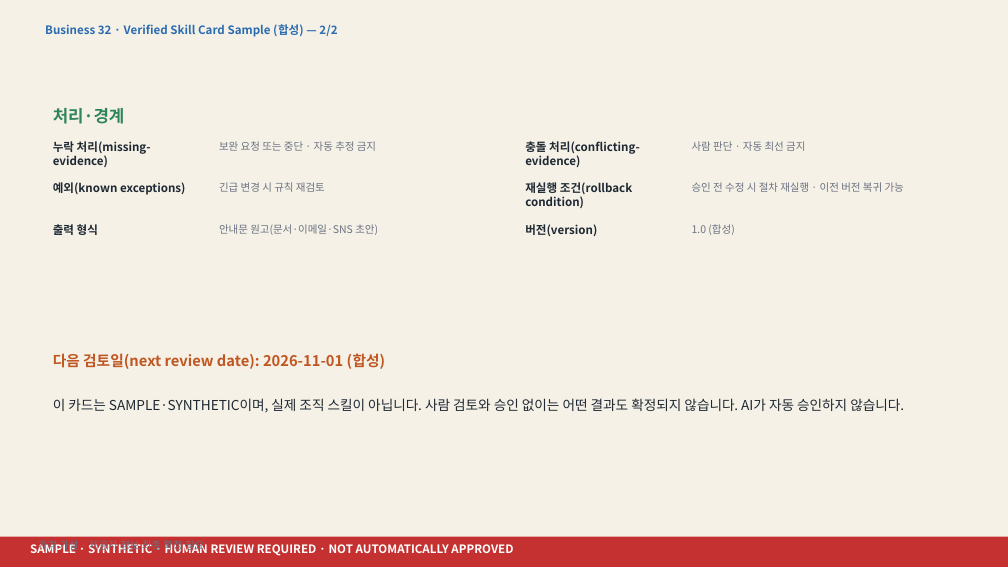
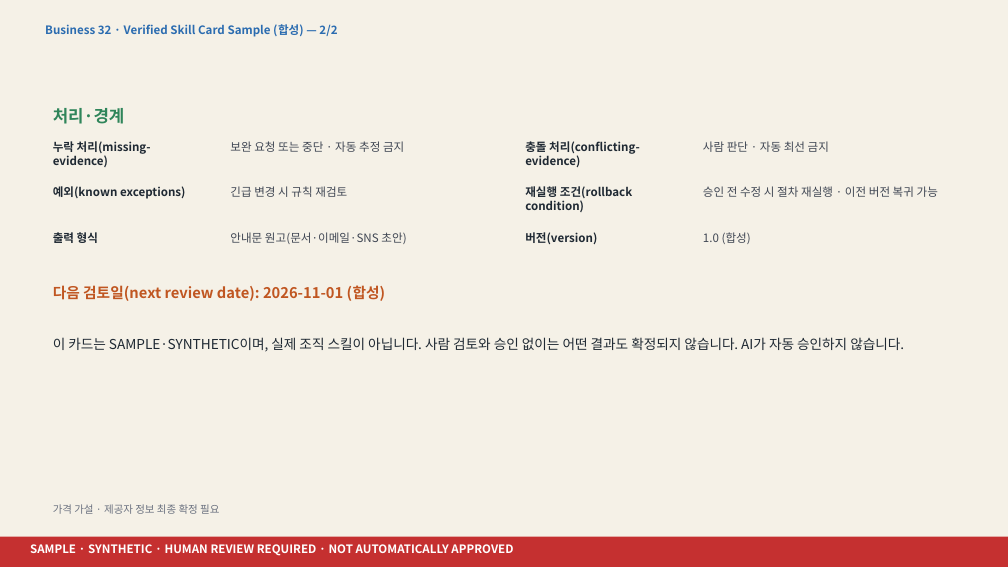
Before and after one commit to skerishKang/ai-revenue-lab, a slide deck: slide 2 of docs/commercial/business-32-ai-skill-studio/customer-package/Business32_Verified_Skill_Card_Sample.pptx. Drawn at 1008x567 pixels with LibreOffice and Linux fonts; fonts in the diff are those of the drawing. Boxes give left, top, right and bottom in pixels: in the first picture for what was removed or moved away, otherwise in the second. Text is boxed around its words. In the diff, an @@ line names an element or a change of style, - is before the commit and + after.

```diff
--- a/docs/commercial/business-32-ai-skill-studio/customer-package/Business32_Verified_Skill_Card_Sample.pptx
+++ b/docs/commercial/business-32-ai-skill-studio/customer-package/Business32_Verified_Skill_Card_Sample.pptx
@@ text "보완 요청 또는 중단 · ...": place and size @@
-text "보완 요청 또는 중단 · ..." at box(219, 141, 376, 151)
+text "보완 요청 또는 중단 · ..." at box(230, 141, 404, 152)
@@ text "사람 판단 · 자동 최선 ...": place and size @@
-text "사람 판단 · 자동 최선 ..." at box(692, 141, 805, 151)
+text "사람 판단 · 자동 최선 ..." at box(703, 141, 829, 152)
@@ text "예외(known exceptions)": place and size @@
-text "예외(known exceptions)" at box(53, 182, 186, 195)
+text "예외(known exceptions)" at box(53, 186, 186, 199)
@@ text "긴급 변경 시 규칙 재검토": place and size @@
-text "긴급 변경 시 규칙 재검토" at box(219, 182, 325, 192)
+text "긴급 변경 시 규칙 재검토" at box(230, 186, 347, 197)
@@ text "재실행 조건(rollback condition)": place and size @@
-text "재실행 조건(rollback condition)" at box(525, 182, 632, 208)
+text "재실행 조건(rollback condition)" at box(525, 186, 632, 212)
@@ text "승인 전 수정 시 절차 ...": place and size @@
-text "승인 전 수정 시 절차 ..." at box(692, 182, 904, 192)
+text "승인 전 수정 시 절차 ..." at box(703, 186, 938, 197)
@@ text "출력 형식": place and size @@
-text "출력 형식" at box(53, 224, 98, 235)
+text "출력 형식" at box(53, 232, 98, 243)
@@ size 10 to 11 pt, text colour #6B7280 to #3F4653 in 6 elements at box(703, 141, 829, 152), box(230, 141, 404, 152), box(703, 186, 938, 197), box(230, 186, 347, 197), box(703, 232, 751, 244), box(230, 232, 406, 244) @@
@@ text "안내문 원고(문서·이메일·SNS 초안)": place and size @@
-text "안내문 원고(문서·이메일·SNS 초안)" at box(219, 224, 378, 235)
+text "안내문 원고(문서·이메일·SNS 초안)" at box(230, 232, 406, 244)
@@ text "버전(version)": place and size @@
-text "버전(version)" at box(525, 224, 597, 236)
+text "버전(version)" at box(525, 232, 597, 244)
@@ text "1.0 (합성)": place and size @@
-text "1.0 (합성)" at box(692, 224, 734, 235)
+text "1.0 (합성)" at box(703, 232, 751, 244)
@@ text "다음 검토일(next review date): 2026-11-01 ...": place and size @@
-text "다음 검토일(next review date): 2026-11-01 ..." at box(53, 353, 386, 369)
+text "다음 검토일(next review date): 2026-11-01 ..." at box(53, 285, 386, 301)
@@ text "이 카드는 SAMPLE·SYNTHETIC이며, 실제 조직 ...": place and size @@
-text "이 카드는 SAMPLE·SYNTHETIC이며, 실제 조직 ..." at box(53, 398, 904, 413)
+text "이 카드는 SAMPLE·SYNTHETIC이며, 실제 조직 ..." at box(53, 337, 904, 352)
@@ text "가격 가설 · 제공자 정보 ..." rewrapped from box(38, 538, 182, 552) to box(53, 504, 219, 514) @@
```
Also in this commit, not shown: 1 other slide changed, 28 other files.
